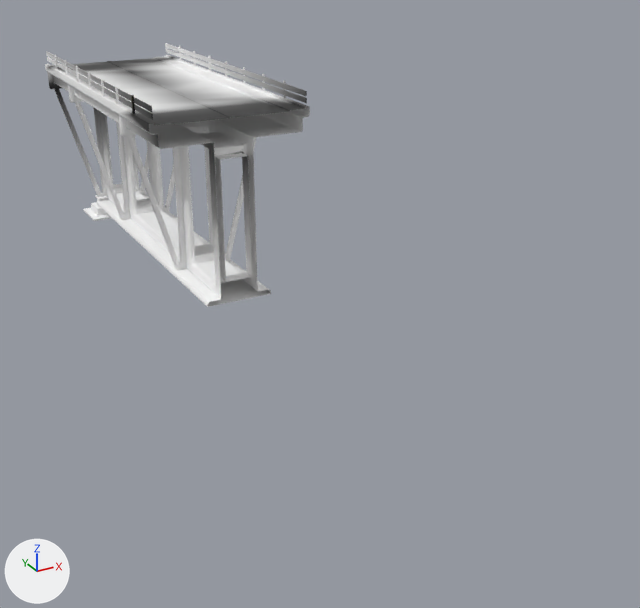
Renders of the COLLADA model sim/unreal_meshes/Bridge_3.dae from each side of a commit.
Camera for both pictures: a 50 mm lens placed at (-14.1, -32.9, 15.4), pointed at (2.4, -3.0, 0.5). Lighting does not change. The marker at lower left points along +X, +Y and +Z. Where no turn or scale is listed for an object, it has been applied to the vertices.

The first picture shows 'SM_Bridge_A'.
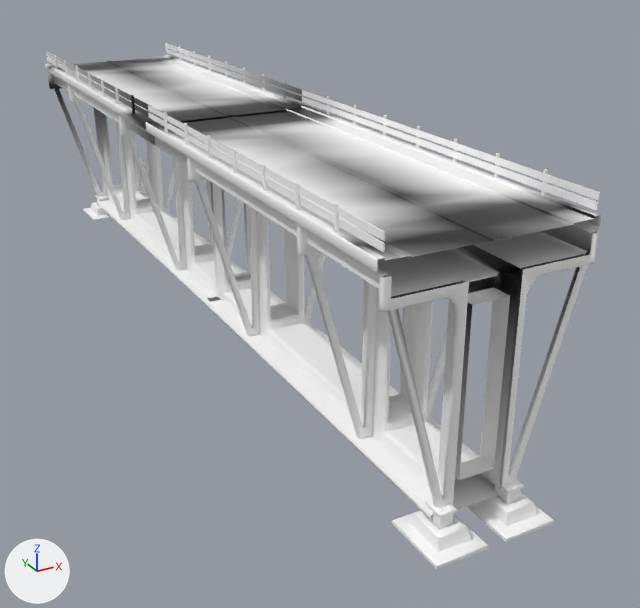
Edits to the bpy script that builds the scene:
```text
Add mat_m_bridge_metal_002_001:
    mat_m_bridge_metal_002_001 = bpy.data.materials.new('M_Bridge_Metal_002_001')
    mat_m_bridge_metal_002_001.use_nodes = True; mat_m_bridge_metal_002_001.node_tree.nodes.clear()
    _N = mat_m_bridge_metal_002_001.node_tree.nodes; _L = mat_m_bridge_metal_002_001.node_tree.links
    n0 = _N.new('ShaderNodeBsdfPrincipled'); n0.name = 'Principled BSDF'
    n0.inputs[2].default_value = 0.37  # 'Roughness'
    n1 = _N.new('ShaderNodeOutputMaterial'); n1.name = 'Material Output'
    n2 = _N.new('ShaderNodeVertexColor'); n2.name = 'Color Attribute'
    n2.layer_name = 'Col'
    _L.new(n0.outputs[0], n1.inputs[0])  # 'BSDF' to 'Surface'
    _L.new(n2.outputs[0], n0.inputs[0])  # 'Color' to 'Base Color'
Add mat_m_bridge_concrete_inst_002_001:
    mat_m_bridge_concrete_inst_002_001 = bpy.data.materials.new('M_Bridge_Concrete_Inst_002_001')
    mat_m_bridge_concrete_inst_002_001.use_nodes = True; mat_m_bridge_concrete_inst_002_001.node_tree.nodes.clear()
    _N = mat_m_bridge_concrete_inst_002_001.node_tree.nodes; _L = mat_m_bridge_concrete_inst_002_001.node_tree.links
    n0 = _N.new('ShaderNodeBsdfPrincipled'); n0.name = 'Principled BSDF'
    n0.inputs[2].default_value = 0.37  # 'Roughness'
    n1 = _N.new('ShaderNodeOutputMaterial'); n1.name = 'Material Output'
    n2 = _N.new('ShaderNodeVertexColor'); n2.name = 'Color Attribute'
    n2.layer_name = 'Col'
    _L.new(n0.outputs[0], n1.inputs[0])  # 'BSDF' to 'Surface'
    _L.new(n2.outputs[0], n0.inputs[0])  # 'Color' to 'Base Color'
Add me_sm_bridge_a_000:
    me_sm_bridge_a_000.from_pydata(...)  # 1590 vertices, 2772 faces; spans x -3.6..3.5, y -18.2..0.0, z -0.7..8.8
    # faces by material slot: [1308, 1464]
    me_sm_bridge_a_000.materials.append(mat_m_bridge_concrete_inst_002_001)
    me_sm_bridge_a_000.materials.append(mat_m_bridge_metal_002_001)
Add ob_sm_bridge_a_001:
    ob_sm_bridge_a_001 = bpy.data.objects.new('SM_Bridge_A_001', me_sm_bridge_a_000)
    ob_sm_bridge_a_001.location = (0.0, 0.36, 0.0)
```

Location of each change, [x1, y1, x2, y2] in pixels of the pictures (640 x 608 px):
'SM_Bridge_A_001', added: after [146, 90, 601, 569]
    faces in mat_m_bridge_concrete_inst_002_001: [146, 106, 601, 519]
    faces in mat_m_bridge_metal_002_001: [148, 90, 600, 569]
